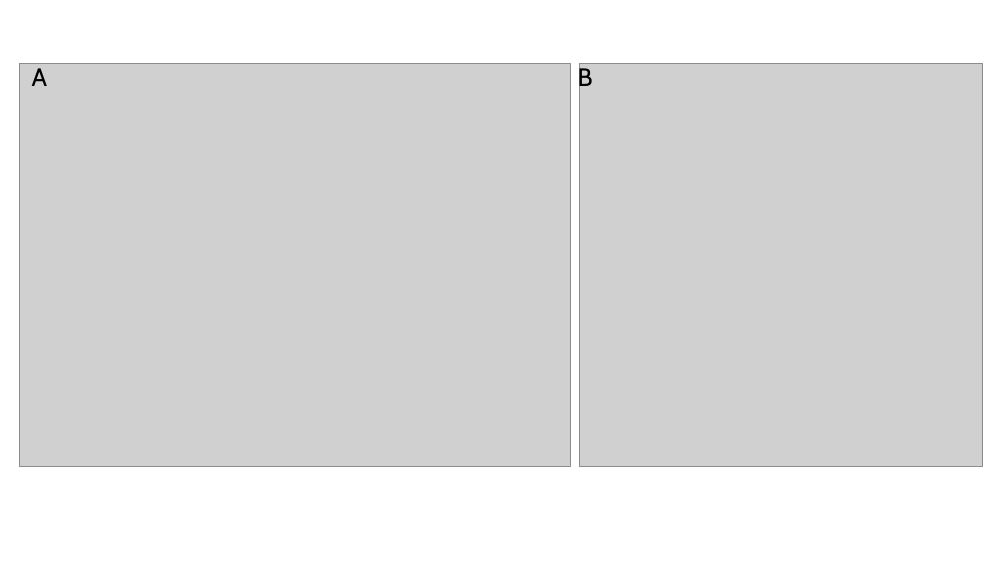
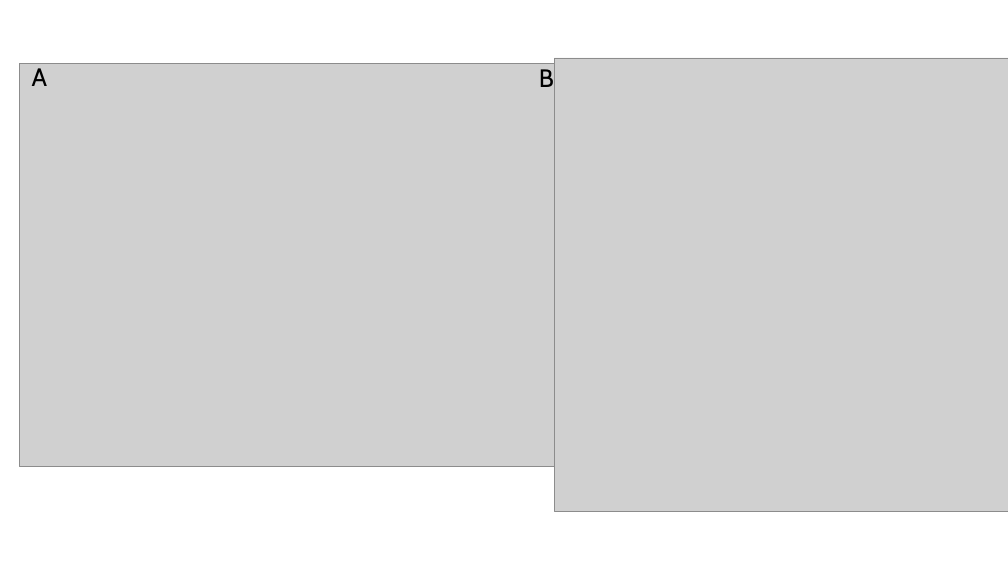
Before and after one commit to gracemarionpower/selection-bias-simulations, a slide deck: slide 1 of proxy-fig.pptx. Drawn at 1008x567 pixels with LibreOffice and Linux fonts; fonts in the diff are those of the drawing; grey boxes stand for pictures. Boxes give left, top, right and bottom in pixels: in the first picture for what was removed or moved away, otherwise in the second. Text is boxed around its words. In the diff, an @@ line names an element or a change of style, - is before the commit and + after.

```diff
--- a/proxy-fig.pptx
+++ b/proxy-fig.pptx
@@ text "B" rewrapped from box(578, 65, 593, 92) to box(539, 69, 554, 87) @@
@@ picture: place and size @@
-picture at box(580, 64, 983, 467)
+picture at box(554, 58, 1008, 512)
```
Also in this commit, not shown: 1 other file.
